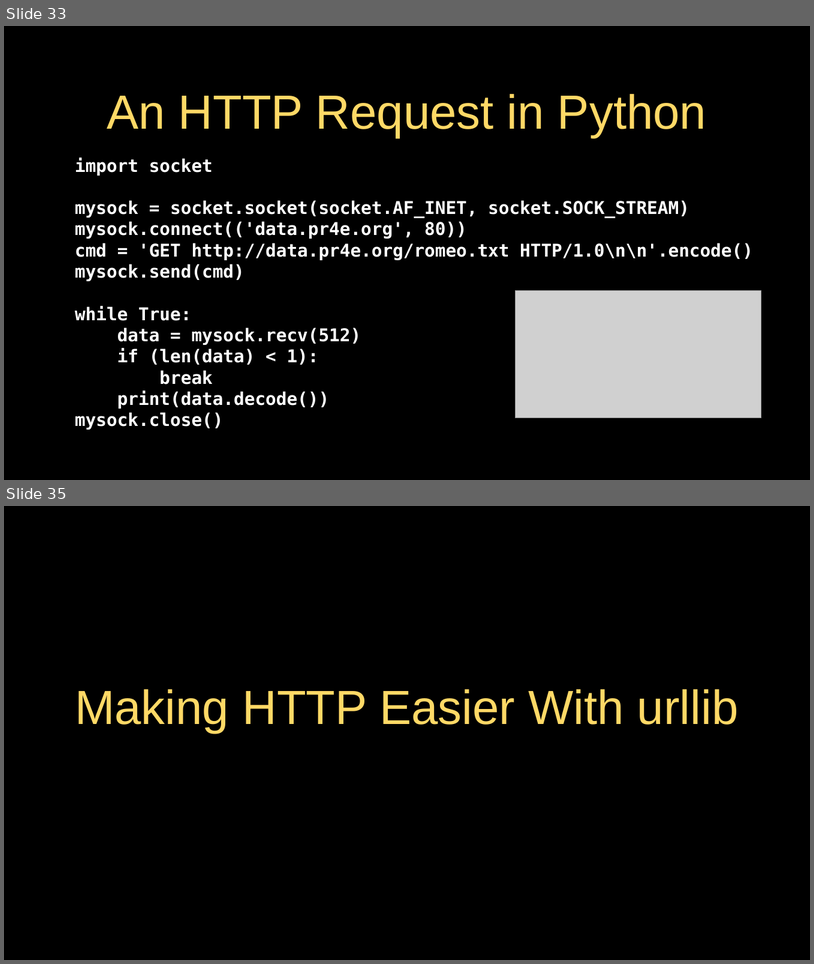
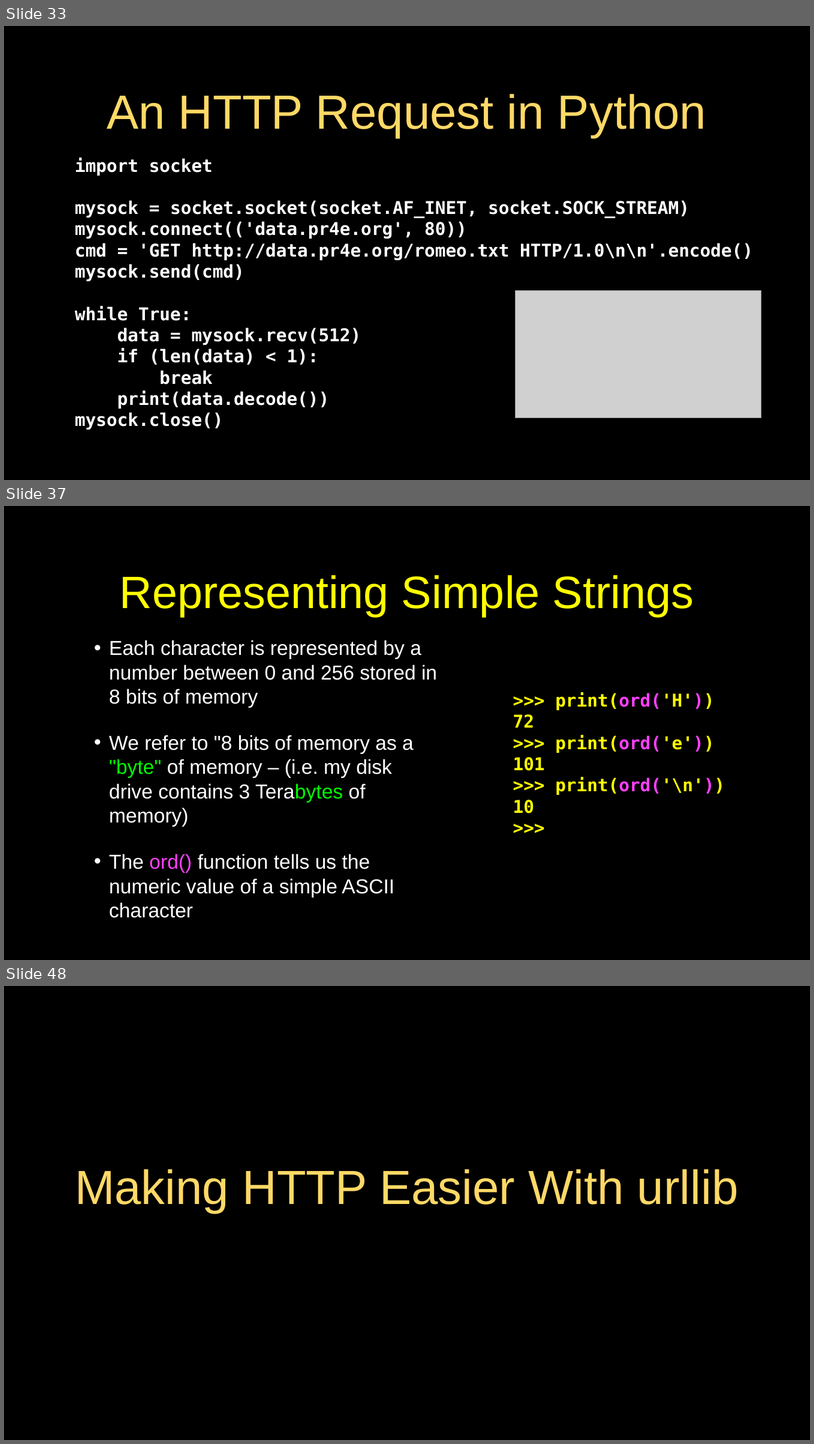
Before and after one commit to csev/py4e, a slide deck: lectures3/Pythonlearn-12-HTTP.pptx. Shown one above the other, each under a label of ours: slides 33 and 35 before the commit, slides 33, 37 and 48 after it; the slides between them are not shown. The pictures are 814x964 and 814x1444 pixels, drawn with LibreOffice and Linux fonts; fonts in the diff are those of the drawing; grey boxes stand for pictures. Boxes give left, top, right and bottom in pixels: in the first picture for what was removed or moved away, otherwise in the second. Text is boxed around its words. In the diff, an @@ line names an element or a change of style, - is before the commit and + after.

```diff
--- a/lectures3/Pythonlearn-12-HTTP.pptx
+++ b/lectures3/Pythonlearn-12-HTTP.pptx
@@ slide 37 added at box(4, 506, 810, 960), background #000000; not listed: 1 template element that a slide beside it also shows @@
@@ title added at box(119, 575, 694, 616), 72 pt, text #FFFF00 @@
+Representing Simple Strings
@@ text added at box(109, 640, 437, 918), 32 pt, text #FFFFFF @@
+• Each character is represented by a number between 0 and 256 stored in 8 bits of memory
+• We refer to "8 bits of memory as a "byte" of memory – (i.e. my disk drive contains 3 Terabytes of memory)
+• The ord() function tells us the numeric value of a simple ASCII character
@@ text added at box(513, 692, 725, 813), 28 pt, text #FFFF00, bold @@
+>>> print(ord('H'))
+72
+>>> print(ord('e'))
+101
+>>> print(ord('\n'))
+10
+>>>
@@ what was slide 35 is now slide 48 @@
```
Also in this commit, not shown: 5 slides changed, 12 other slides added, 5 other files.
